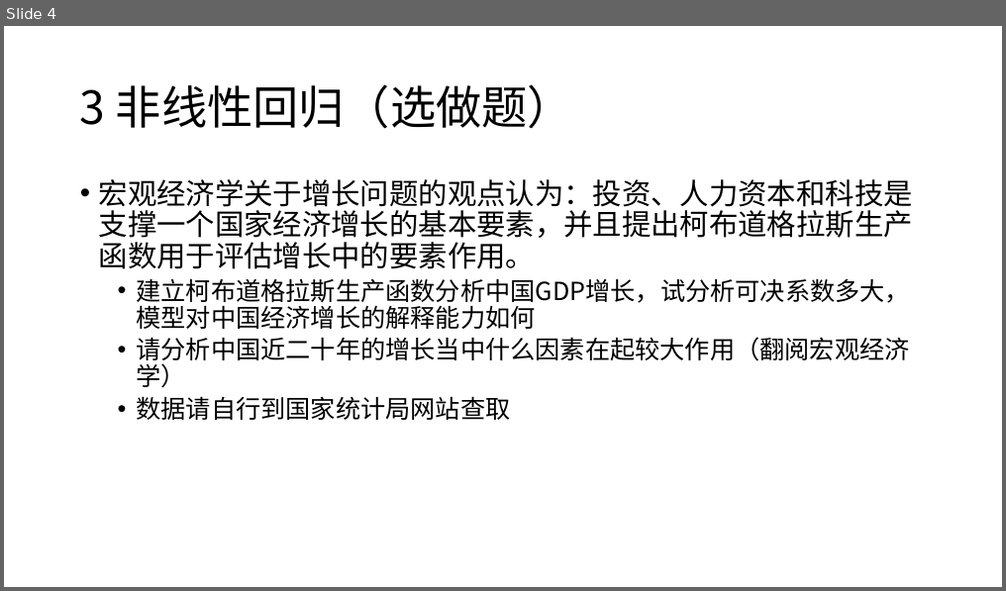
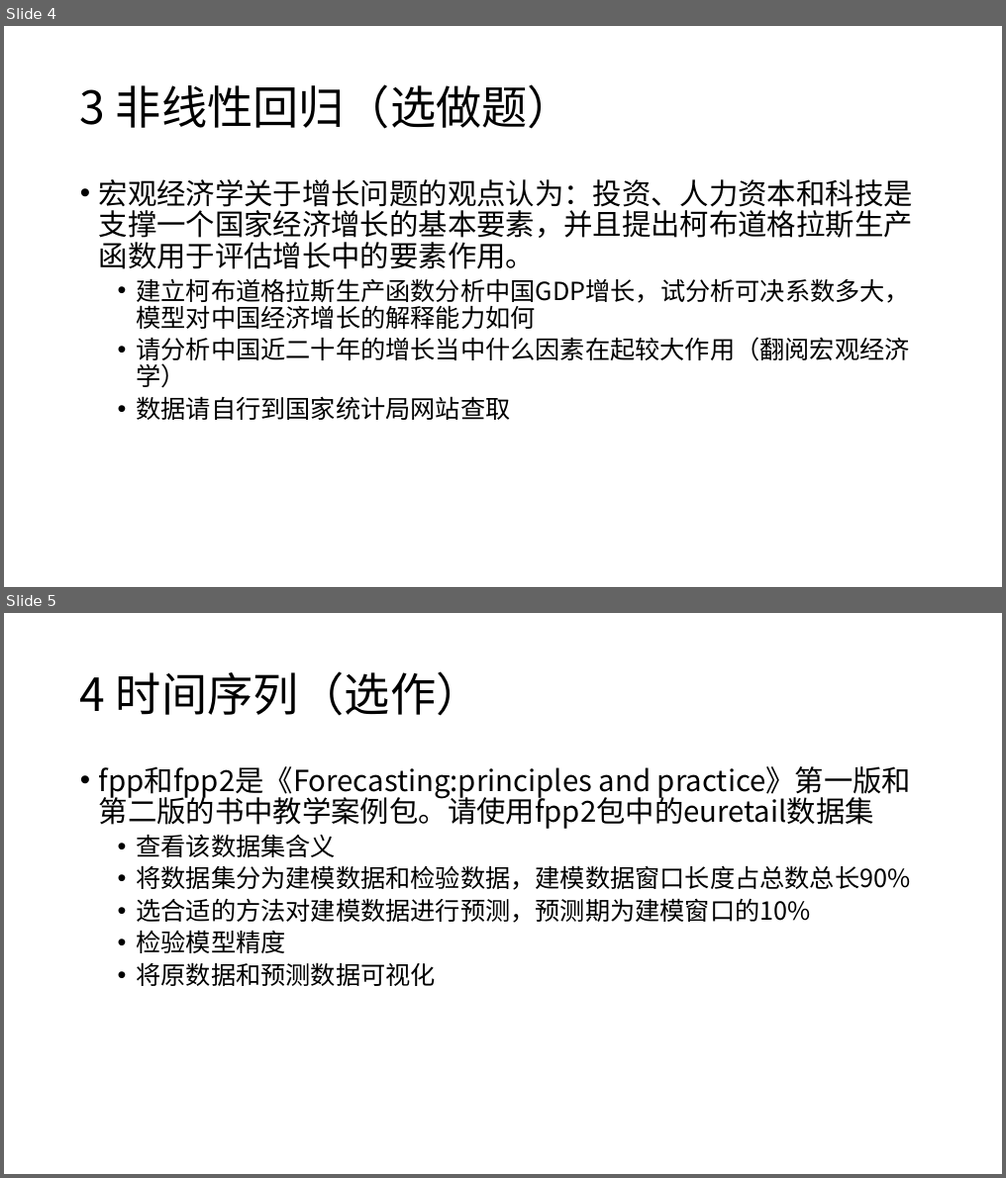
Before and after one commit to exoplanetX/DataAnalytics, a slide deck: 作业7-预测.pptx. Shown one above the other, each under a label of ours: slide 4 before the commit, slides 4 and 5 after it. The pictures are 1006x591 and 1006x1178 pixels, drawn with LibreOffice and Linux fonts; fonts in the diff are those of the drawing. Boxes give left, top, right and bottom in pixels: in the first picture for what was removed or moved away, otherwise in the second. Text is boxed around its words. In the diff, an @@ line names an element or a change of style, - is before the commit and + after.

```diff
--- a/作业7-预测.pptx
+++ b/作业7-预测.pptx
@@ slide 5 added at (4, 613, 1002, 1174), background #FFFFFF @@
@@ title added at (80, 671, 482, 716), 44 pt, text #000000 @@
+4 时间序列（选作）
@@ text added at (99, 766, 911, 986), 24 pt, text #000000 @@
+• fpp和fpp2是《Forecasting:principles and practice》第一版和第二版的书中教学案例包。请使用fpp2包中的euretail数据集
+  • 查看该数据集含义
+  • 将数据集分为建模数据和检验数据，建模数据窗口长度占总数总长90%
+  • 选合适的方法对建模数据进行预测，预测期为建模窗口的10%
+  • 检验模型精度
+  • 将原数据和预测数据可视化
```
Also in this commit, not shown: 1 other file.
